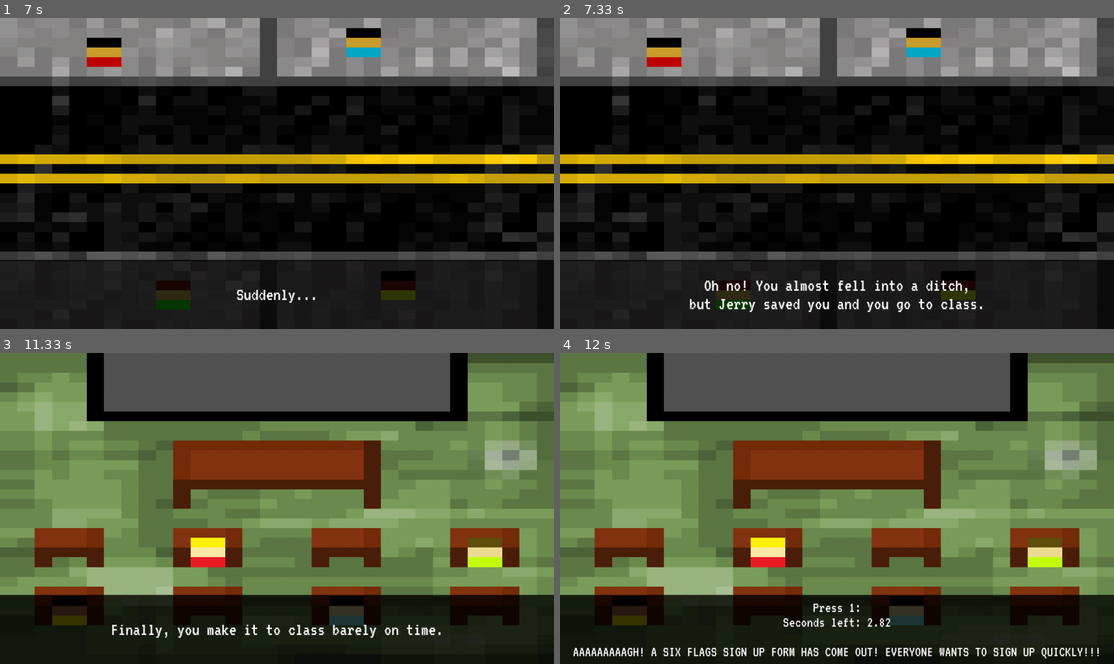
Above: before the commit, frames 1-4 (two rows, left to right).
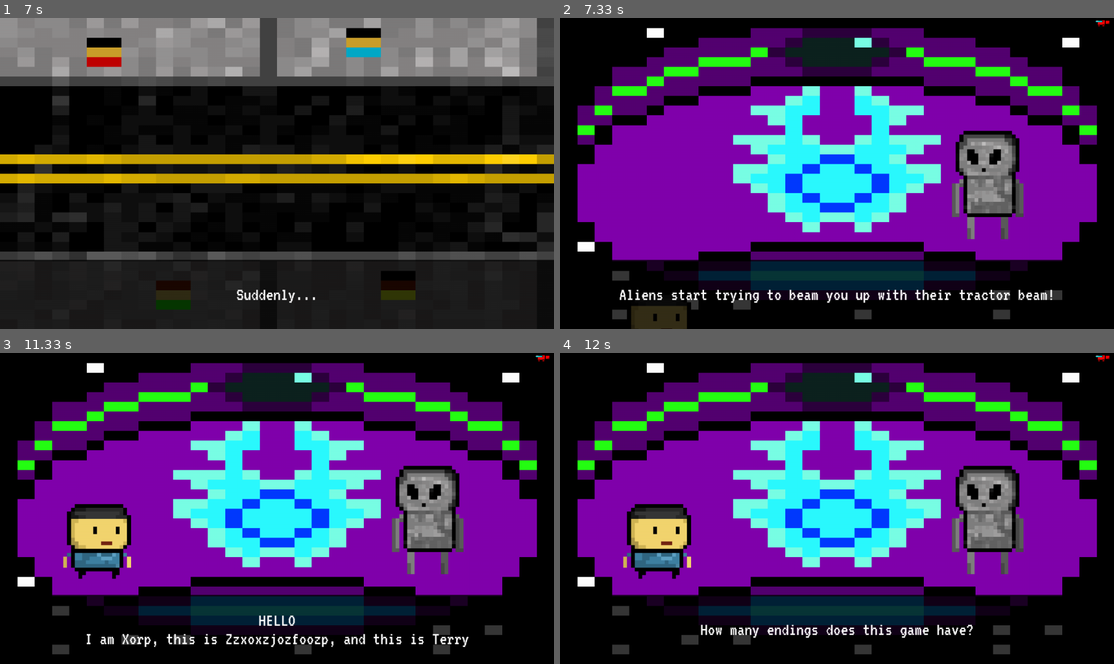
Above: after the commit, the same moments.

Repository: tymatt1/AnOrdinaryDay
Game: pygame game, started from src/main.py
Same seed, same stepped clock (60 frames per second), same inputs: the game is played once before the commit and once after it.
Inputs (mouse positions are in pixels of both pictures, inside the frame that each line leads up to):
- Up to frame 1 (7 s): tap Space at 0.33, 0.67, 1.4, 1.7, 4.47, 5.7, 6, 6.53, 6.87 s; tap 1 at 1, 4.07, 6.13 s; click (371, 282) at 3.78 s; tap 2 at 5.3 s
- Up to frame 2 (7.33 s): tap Space at 7.17 s
- Up to frame 3 (11.33 s): tap Space at 11.17 s
- Up to frame 4 (12 s): tap Space at 11.5, 11.8 s

Frame 1 is identical in both runs. In frame 2, 89% of the frame differs, in the area x 0-100%, y 0-100%; in frame 3, 90%; in frame 4, 91%, in the area x 0-100%, y 0-99%.

Commit message:
fix random scenes

Diff:
--- a/src/storyUI.py
+++ b/src/storyUI.py
@@ -81,7 +81,7 @@
         :param scenes: A list of the potential scenes
         """
         super().__init__(StaticsList())
-        self.nextScene = random.choice(randomScenes)
+        self.choices = randomScenes
 
 
 class QuickTimeEvent(Element):
@@ -164,7 +164,7 @@
             elif self.nextScene is not None: self.nextScene.start()
 
         if type(elem) is RNGScene:
-            elem.nextScene.start()
+            random.choice(elem.choices).start()
 
         if type(elem) is QuickTimeEvent:
             elem.current += 1000 / 60
